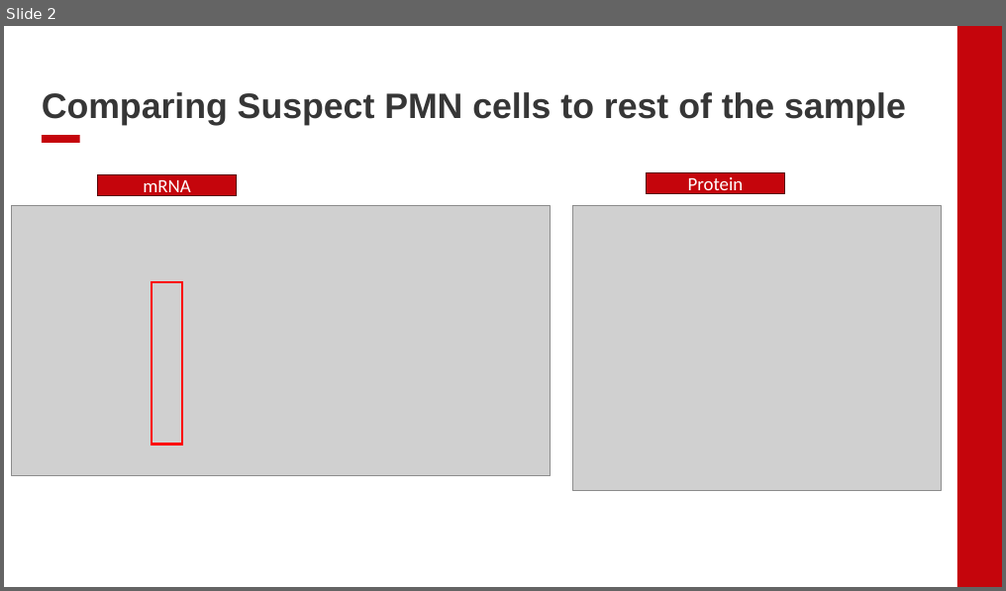
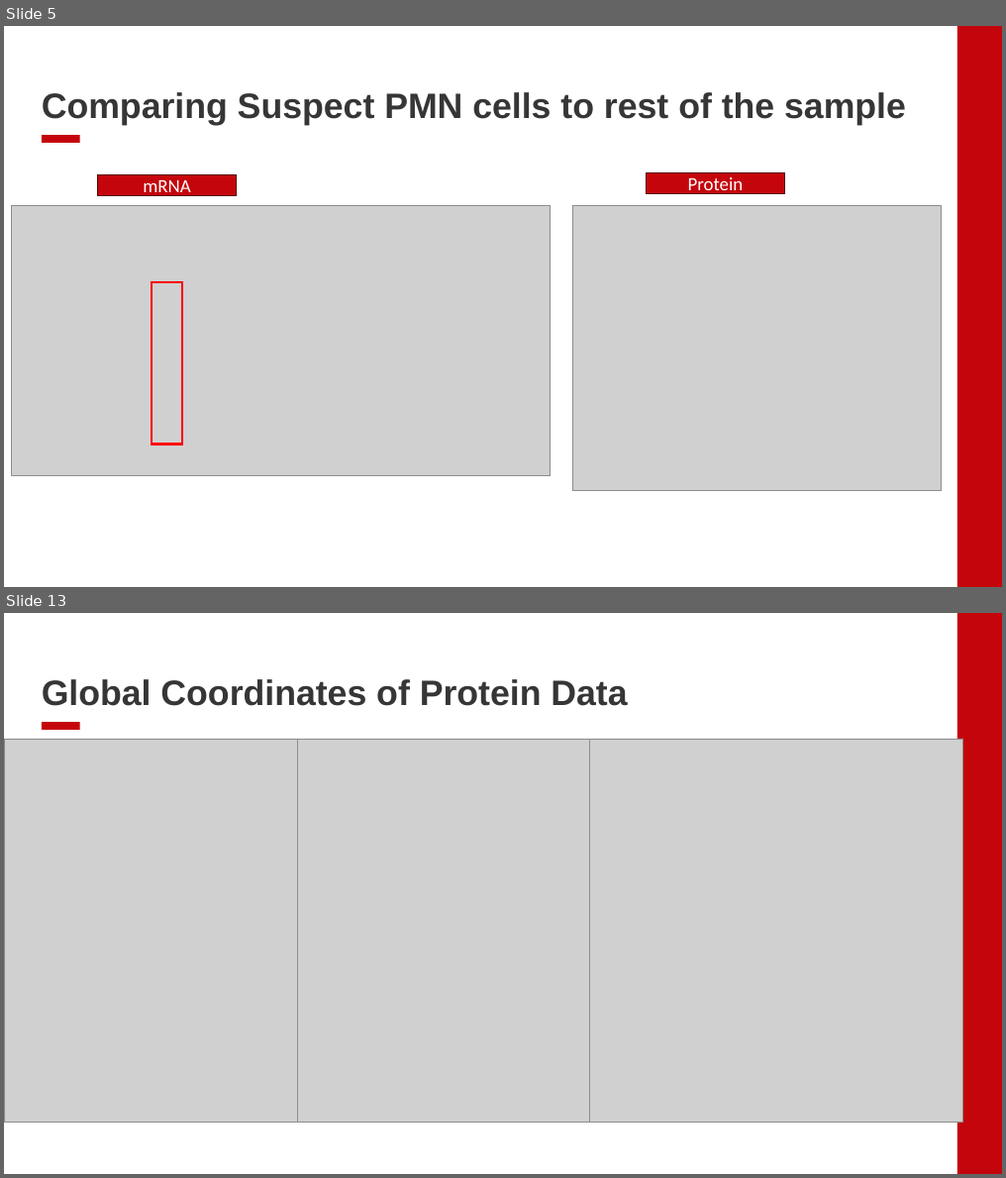
Before and after one commit to EDJohns/2025-Dinh-Lab-Research-Project, a slide deck: Shapiro 2025 Project/Weekly Updates/Week 10 Updates.pptx. Shown one above the other, each under a label of ours: slide 2 before the commit, slides 5 and 13 after it; the slides between them are not shown. The pictures are 1006x591 and 1006x1178 pixels, drawn with LibreOffice and Linux fonts; fonts in the diff are those of the drawing; grey boxes stand for pictures; background and template pictures are left out. Boxes give left, top, right and bottom in pixels: in the first picture for what was removed or moved away, otherwise in the second. Text is boxed around its words. In the diff, an @@ line names an element or a change of style, - is before the commit and + after.

```diff
--- a/Shapiro 2025 Project/Weekly Updates/Week 10 Updates.pptx
+++ b/Shapiro 2025 Project/Weekly Updates/Week 10 Updates.pptx
@@ slide 13 added at (4, 613, 1002, 1174), background #FFFFFF; not listed: 2 template elements that a slide beside it also shows @@
@@ title added at (42, 679, 627, 706), 34 pt, text #363636, bold @@
+Global Coordinates of Protein Data
@@ picture added at (4, 739, 297, 1122) @@
@@ picture added at (297, 739, 589, 1122) @@
@@ picture added at (589, 739, 963, 1122) @@
@@ what was slide 2 is now slide 5 @@
```
Also in this commit, not shown: 10 other slides added, 8 other files.
